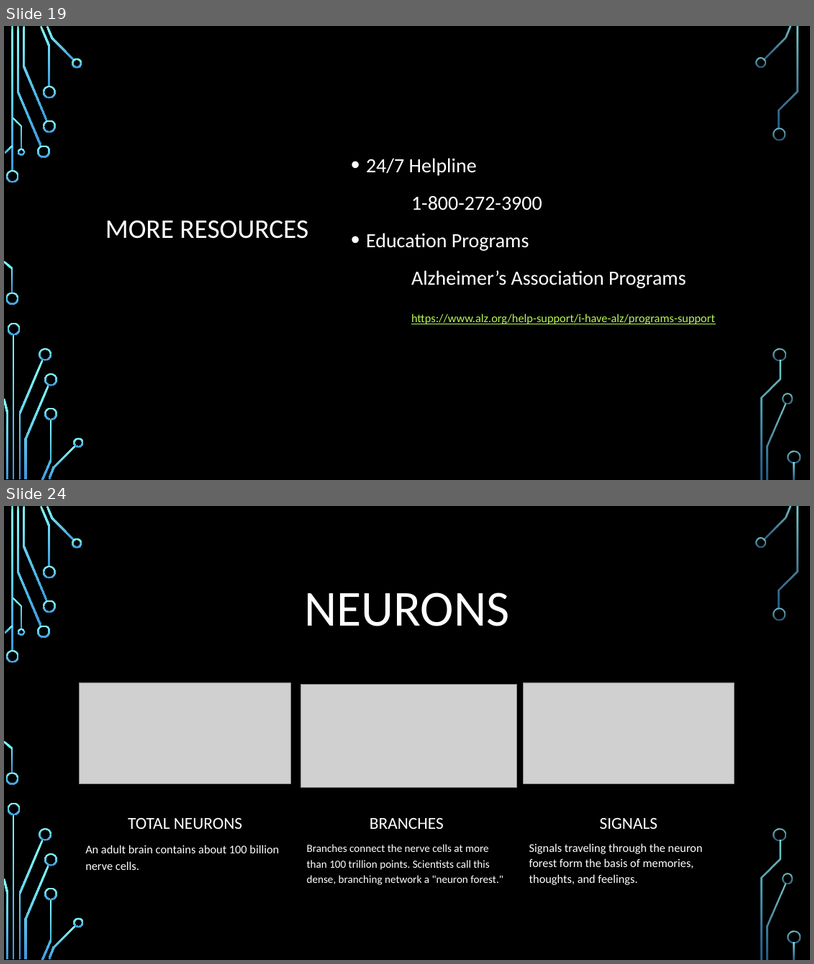
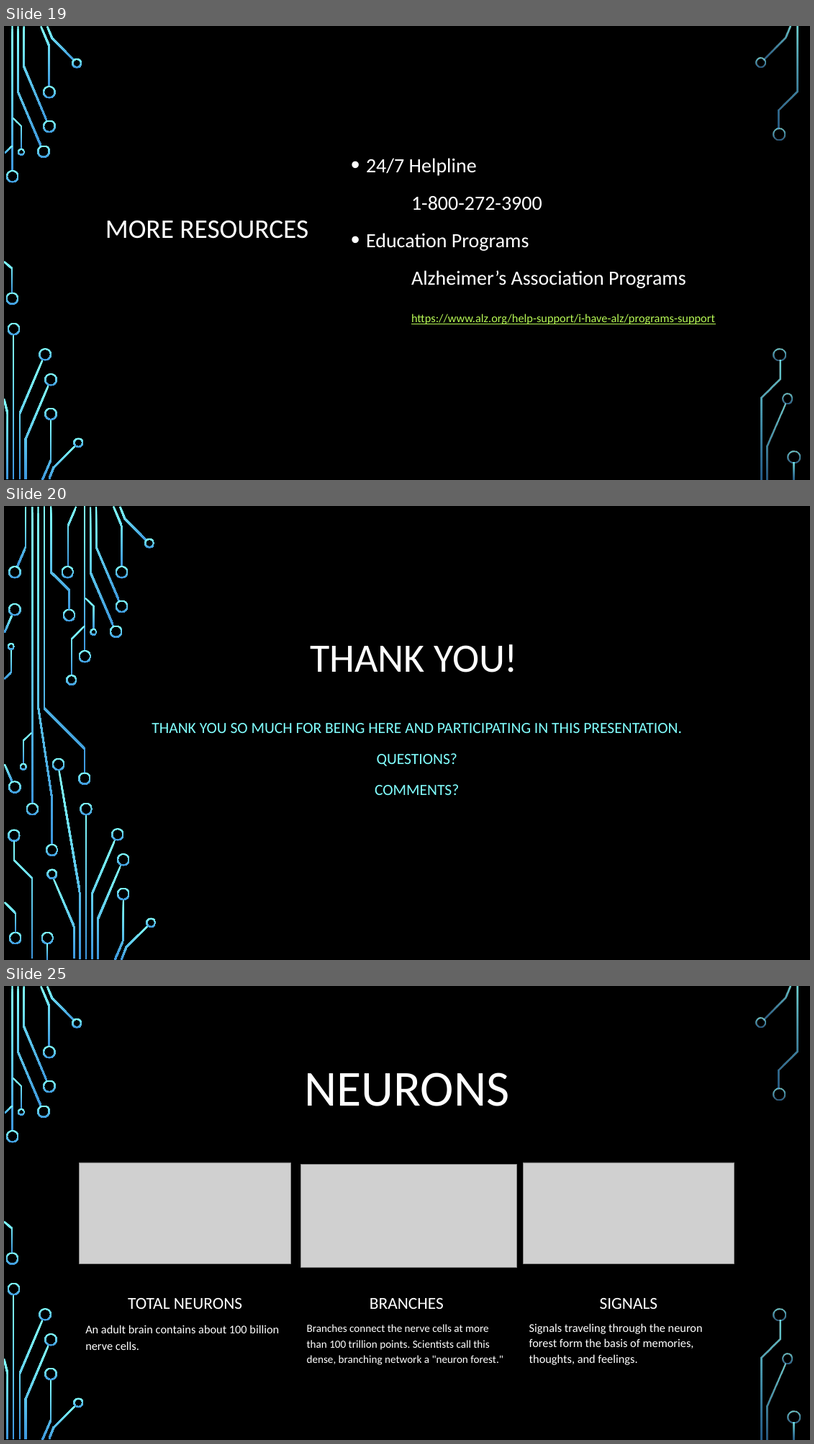
Before and after one commit to MrBardot/Trends-in-Alzheimers-Disease-Fatalities-in-the-United-States-and-Tennessee-from-1999-2018.-, a slide deck: Presentation/Alzheimer’s Disease Trends in the United States_v2.pptx. Shown one above the other, each under a label of ours: slides 19 and 24 before the commit, slides 19, 20 and 25 after it; the slides between them are not shown. The pictures are 814x964 and 814x1444 pixels, drawn with LibreOffice and Linux fonts; fonts in the diff are those of the drawing; grey boxes stand for pictures; background and template pictures are left out. Boxes give left, top, right and bottom in pixels: in the first picture for what was removed or moved away, otherwise in the second. Text is boxed around its words. In the diff, an @@ line names an element or a change of style, - is before the commit and + after.

```diff
--- a/Presentation/Alzheimer’s Disease Trends in the United States_v2.pptx
+++ b/Presentation/Alzheimer’s Disease Trends in the United States_v2.pptx
@@ slide 20 added at (4, 506, 810, 960), background picture (left out) @@
@@ title added at (310, 644, 519, 672), 48 pt, text #FFFFFF @@
+THANK YOU!
@@ subtitle added at (152, 723, 682, 795), 18.5 pt, text #82FFFF @@
+THANK YOU SO MUCH FOR BEING HERE AND PARTICIPATING IN THIS PRESENTATION.
+QUESTIONS?
+COMMENTS?
@@ group added at (4, 506, 157, 960): 50 freeform shapes, 4 rectangles @@
@@ what was slide 24 is now slide 25 @@
```
Also in this commit, not shown: 1 slide changed.
